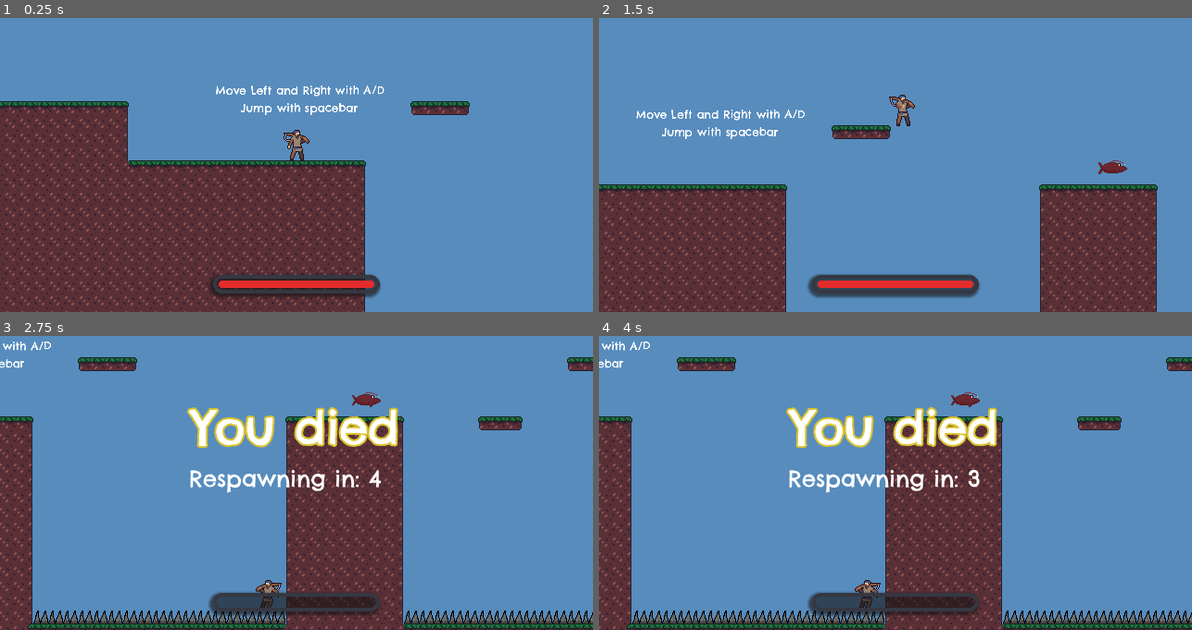
Above: before the commit, frames 1-4 (two rows, left to right).
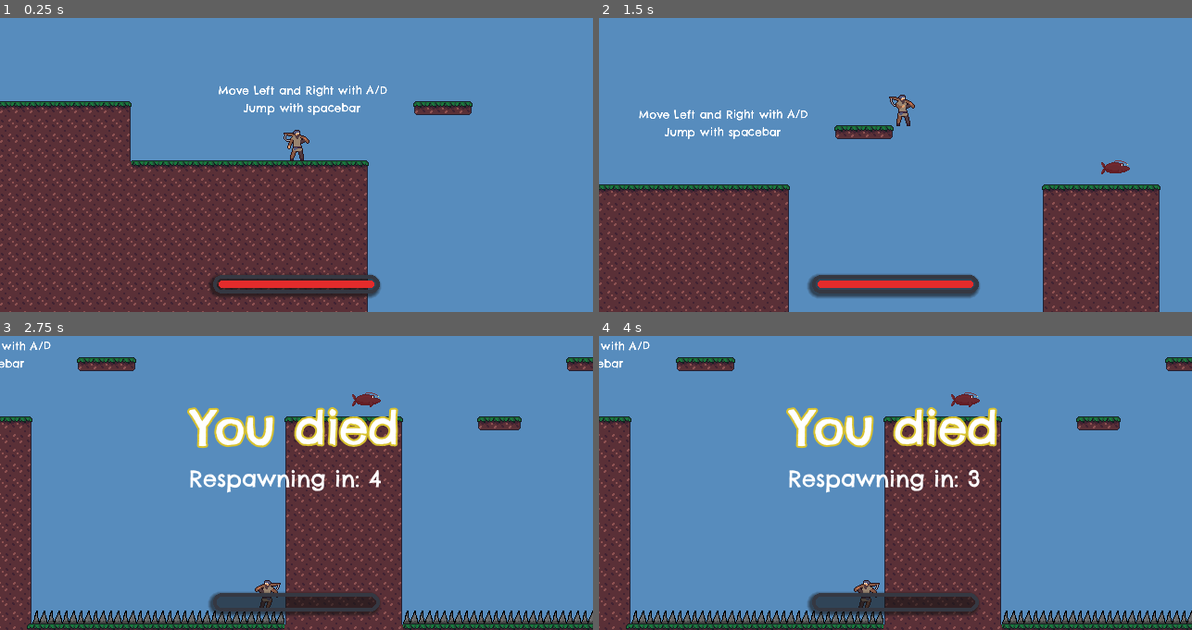
Above: after the commit, the same moments.

Repository: Typisak/Gymnasiearbete
Game: Godot game, scene res://Node2D.tscn
The game is run twice, just before and just after one commit, with the same random seed, the same clock (stepped at 60 frames per second) and the same inputs.
Inputs (mouse positions are in pixels of both pictures, inside the frame that each line leads up to):
- Up to frame 1 (0.25 s): no input
- Up to frame 2 (1.5 s): move the mouse to (1025, 129) at 0.52 s; hold S (crouch) 0.53-1.28 s; hold D (move_right) from 0.53 s (still down); tap Space (jump) at 0.77 s; move the mouse to (776, 162) at 1.27 s; tap S (crouch) at 1.35 s
- Up to frame 3 (2.75 s): tap Space (jump) at 1.52 s; move the mouse to (355, 388) at 2.02 s; release D (move_right) at 2.03 s; hold A (move_left) from 2.03 s (still down); hold S (crouch) from 2.03 s (still down)
- Up to frame 4 (4 s): move the mouse to (865, 530) at 2.77 s; release A (move_left) at 2.78 s; release S (crouch) at 2.78 s; hold D (move_right) from 2.78 s (still down); tap S (crouch) at 2.85 s; tap Space (jump) at 3.02, 3.77 s; tap Enter at 3.5 s; move the mouse to (1073, 512) at 3.52 s; hold S (crouch) from 3.53 s (still down)

The runs differ from the first frame. In frame 1, 11% of the frame differs, in the area x 0-80%, y 22-100%; in frame 2, 8.4%; in frame 3, 5.2%; in frame 4, 5.2%.

Commit message:
w

Diff:
--- a/GodotGymnasiearbete/Menu.gd
+++ b/GodotGymnasiearbete/Menu.gd
@@ -15,10 +15,8 @@
 func _on_Start_mouse_entered():
 	$VBoxContainer/Start.grab_focus()
 
-
 func _on_Options_mouse_entered():
 	$VBoxContainer/Options.grab_focus()
 
-
 func _on_Exit_mouse_entered():
 	$VBoxContainer/Exit.grab_focus()
--- a/GodotGymnasiearbete/Menu.tscn
+++ b/GodotGymnasiearbete/Menu.tscn
@@ -27,14 +27,14 @@
 margin_bottom = 45.0
 
 [node name="Label" type="Label" parent="VBoxContainer"]
-margin_right = 147.0
+margin_right = 190.0
 margin_bottom = 27.0
 theme = SubResource( 2 )
-text = "(Namn)"
+text = "Fisherman's Friend"
 
 [node name="Start" type="Button" parent="VBoxContainer"]
 margin_top = 31.0
-margin_right = 147.0
+margin_right = 190.0
 margin_bottom = 48.0
 focus_neighbour_top = NodePath("../Exit")
 theme = ExtResource( 2 )
@@ -46,7 +46,7 @@
 
 [node name="Options" type="Button" parent="VBoxContainer"]
 margin_top = 52.0
-margin_right = 147.0
+margin_right = 190.0
 margin_bottom = 69.0
 theme = ExtResource( 2 )
 custom_colors/font_color_focus = Color( 0.85098, 0.764706, 0.188235, 1 )
@@ -57,7 +57,7 @@
 
 [node name="Exit" type="Button" parent="VBoxContainer"]
 margin_top = 73.0
-margin_right = 147.0
+margin_right = 190.0
 margin_bottom = 90.0
 focus_neighbour_bottom = NodePath("../Start")
 theme = ExtResource( 2 )
--- a/GodotGymnasiearbete/Node2D.tscn
+++ b/GodotGymnasiearbete/Node2D.tscn
@@ -496,7 +496,7 @@
 position = Vector2( 2524, 64 )
 
 [node name="Player" parent="." instance=ExtResource( 10 )]
-position = Vector2( -1131, -16 )
+position = Vector2( -1134, -16 )
 
 [node name="HUD" parent="." instance=ExtResource( 15 )]
 
--- a/GodotGymnasiearbete/Spelare2.2.gd
+++ b/GodotGymnasiearbete/Spelare2.2.gd
@@ -144,7 +144,7 @@
 		jumps_total = 0
 
 	check_bounce(delta)
-	velocity = move_and_slide(velocity, UP_DIRECTION, true)
+	velocity = move_and_slide(velocity, UP_DIRECTION)
 
 	grounded()
 
Binary file removed: GodotGymnasiearbete/ParallaxTwo.png
Not shown, removed: GodotGymnasiearbete/ParallaxTwo.png.import
